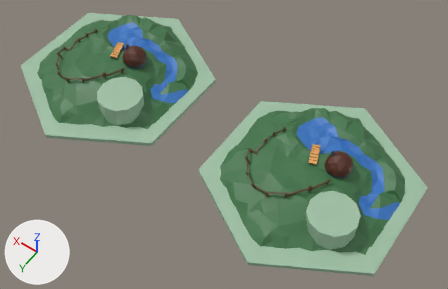
An edit to the Blender file src/Plains.blend, drawn before and after from the same camera.
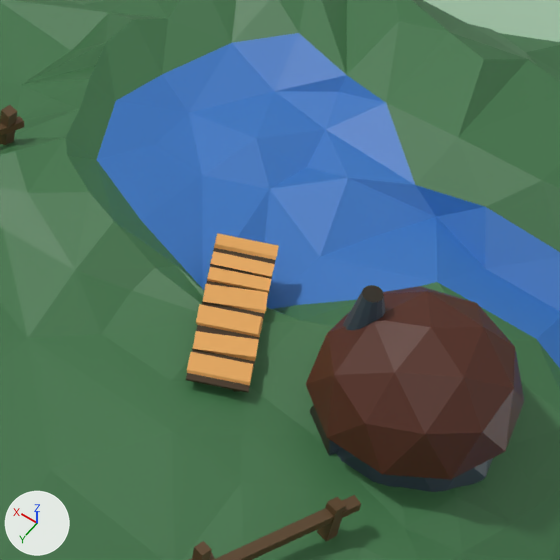
The first picture shows the older version from a 50 mm lens placed at (-2.73, 6.87, 10.39), pointed at (1.99, 0.25, -0.02). The close-ups show both versions on the part from 63% to 80% of the width and 39% to 65% of the height of that picture; other places that the commit changed are outside them. Every picture has the same lights, and +X, +Y and +Z are marked at lower left.

The scene before the commit, as lines of its bpy script (objects in view):
```python
me_cylinder_005 = bpy.data.meshes.new('Cylinder.005')
me_cylinder_005.from_pydata(...)  # 2671 vertices, 5163 faces; spans x -2.0..2.0, y -2.3..2.3, z 0.0..3.36
# faces by material slot: [64, 529, 4095, 223, 252]
me_cylinder_005.materials.append(mat_basemat)
me_cylinder_005.materials.append(mat_material_001)
me_cylinder_005.materials.append(mat_material_002)
me_cylinder_005.materials.append(mat_material_003)
me_cylinder_005.materials.append(mat_material_004)
ob_combined = bpy.data.objects.new('Combined', me_cylinder_005)
ob_combined.location = (0.0, 0.0, 0.0)
ob_combined.rotation_euler = (0.0, 0.0, -2.102)  # degrees (0, 0, -120)
ob_combined.scale = (1.0, 1.0, 0.269)
```
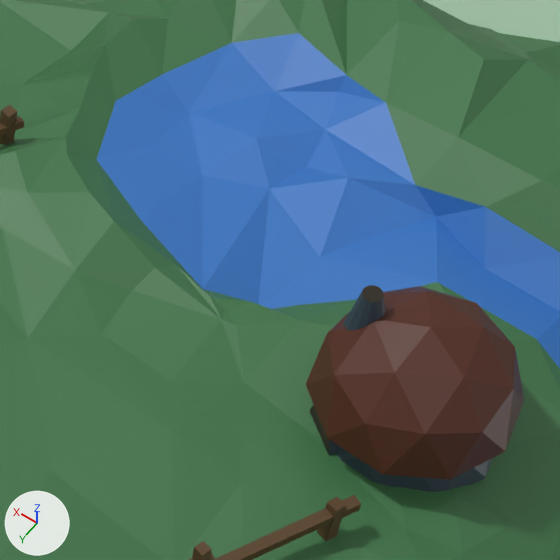
Where the change shows, as pixel boxes (x1, y1, x2, y2) in the close-ups (560 x 560 px):
part 1 of me_cylinder_005, deleted (orange): before (186, 233, 279, 393)

What the commit changed:
me_cylinder_005 has 2671 vertices, 5163 faces and spans x -2.0..2.0, y -2.3..2.3, z 0.0..3.36.
me_cylinder_005 is used by ob_combined; location (0.0, 0.0, 0.0); rotation (0.0, 0.0, -2.102), in degrees (0, 0, -120); scale (1.0, 1.0, 0.269).
me_cylinder_005 part 1: the loose piece of 2027 vertices spanning x -0.08..0.36, y -0.01..0.49, z 1.45..2.04 is deleted.
me_cylinder_005 no longer uses material mat_material_002.
